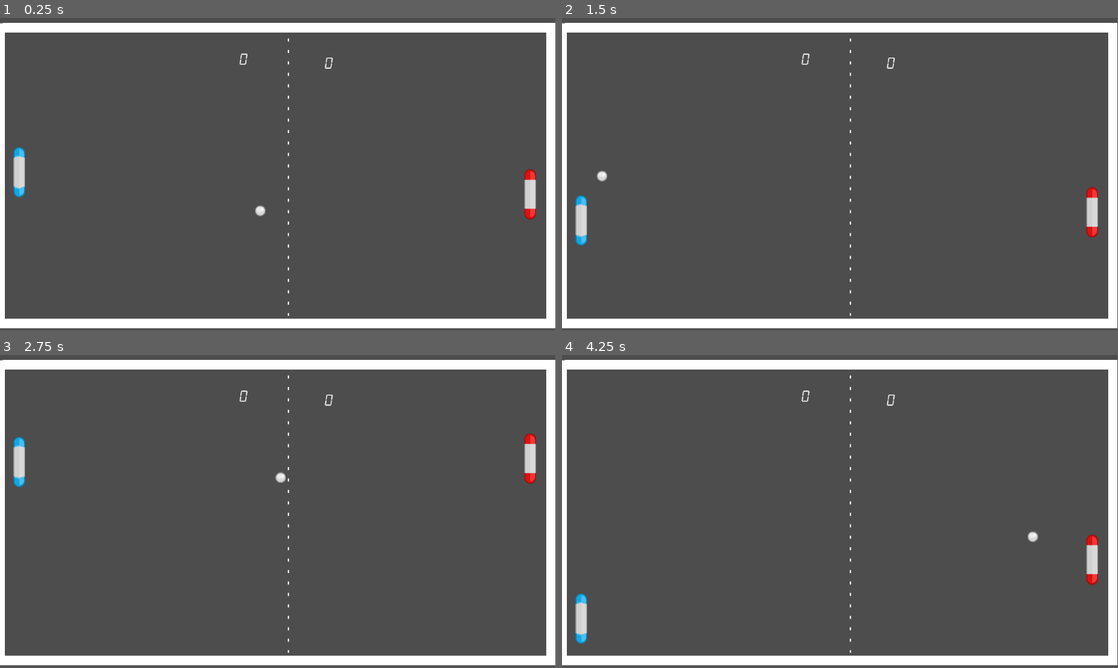
Above: before the commit, frames 1-4 (two rows, left to right).
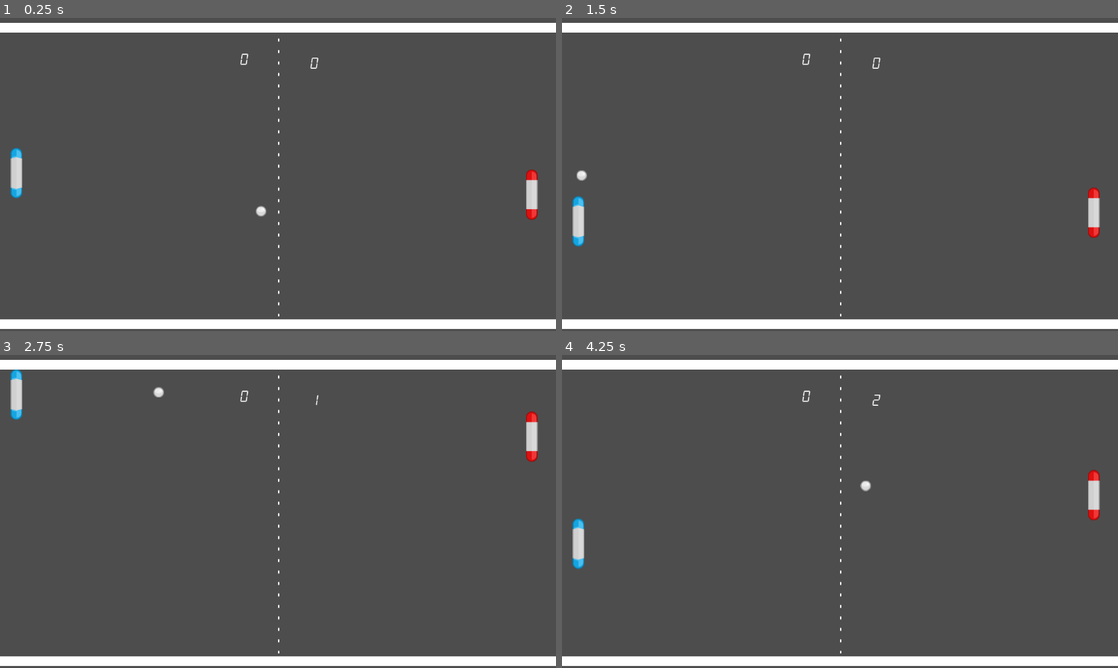
Above: after the commit, the same moments.

Repository: joamuran/godot_pong
Game: Godot game, scene res://scenes/pong/pong.tscn
The game is run twice, just before and just after one commit, with the same random seed, the same clock (stepped at 60 frames per second) and the same inputs.
Inputs:
- Up to frame 1 (0.25 s): no input
- Up to frame 2 (1.5 s): hold P 0.53-1.28 s; hold A from 1.28 s (still down); tap L at 1.35 s
- Up to frame 3 (2.75 s): release A at 2.03 s; hold Q from 2.03 s (still down)
- Up to frame 4 (4.25 s): release Q at 2.78 s; tap P at 2.85 s; hold A from 3.53 s (still down); hold L from 3.53 s (still down)
In our replay, the window is 799x449 before the commit and 800x450 after it. These sizes can differ from the game's own. Grey fills any space a smaller window leaves; there, only what the larger window draws over its background counts as a difference.

The runs differ from the first frame. In frame 1, 3.7% of the frame differs, in the area x 0-100%, y 1-100%; in frame 2, 3.7%; in frame 3, 4.4%; in frame 4, 4.6%.

Commit message:
Minor changes

Diff:
--- a/project.godot
+++ b/project.godot
@@ -14,3 +14,7 @@
 run/main_scene="res://scenes/pong/pong.tscn"
 config/features=PackedStringArray("4.3", "Forward Plus")
 config/icon="res://assets/icon.svg"
+
+[display]
+
+window/size/viewport_width=1150
--- a/scenes/ball/ball.gd
+++ b/scenes/ball/ball.gd
@@ -34,4 +34,5 @@
 	if info_colissio:
 		# Fem us del metode bounce del vector velocitat, proporcionant-li
 		# la component normal de la col·lissio.
+		# Aixo ens retorna un vector "reflex", es a dir, un "rebot" de la pilota.
 		velocity=velocity.bounce(info_colissio.get_normal())
--- a/scenes/pong/pong.tscn
+++ b/scenes/pong/pong.tscn
@@ -22,6 +22,7 @@
 
 [node name="Pong" type="Node2D"]
 script = ExtResource("1_um7do")
+metadata/_edit_vertical_guides_ = [576.0]
 
 [node name="Ball" parent="." instance=ExtResource("1_2fu27")]
 script = ExtResource("2_gakb8")
@@ -31,10 +32,10 @@
 script = ExtResource("4_xjtcb")
 
 [node name="Player" parent="." instance=ExtResource("3_bsw24")]
-position = Vector2(40, 320)
+position = Vector2(34, 321)
 
 [node name="ParetDalt" type="StaticBody2D" parent="."]
-position = Vector2(600, 20)
+position = Vector2(577, 20)
 
 [node name="Sprite2D" type="Sprite2D" parent="ParetDalt"]
 texture = ExtResource("4_fya25")
@@ -44,7 +45,7 @@
 shape = SubResource("RectangleShape2D_qdn8m")
 
 [node name="ParetBaix" type="StaticBody2D" parent="."]
-position = Vector2(587, 634)
+position = Vector2(576, 634)
 
 [node name="Sprite2D" type="Sprite2D" parent="ParetBaix"]
 texture = ExtResource("4_fya25")
@@ -54,7 +55,7 @@
 shape = SubResource("RectangleShape2D_qdn8m")
 
 [node name="ParetEsquerra" type="Area2D" parent="."]
-position = Vector2(0, 327)
+position = Vector2(-19, 327)
 
 [node name="Sprite2D" type="Sprite2D" parent="ParetEsquerra"]
 texture = ExtResource("7_xle12")
@@ -64,7 +65,7 @@
 shape = SubResource("RectangleShape2D_xxdar")
 
 [node name="ParetDreta" type="Area2D" parent="."]
-position = Vector2(1143, 327)
+position = Vector2(1174, 327)
 
 [node name="Sprite2D" type="Sprite2D" parent="ParetDreta"]
 texture = ExtResource("7_xle12")
@@ -74,7 +75,7 @@
 shape = SubResource("RectangleShape2D_xxdar")
 
 [node name="Middle-line" type="Sprite2D" parent="."]
-position = Vector2(599, 312)
+position = Vector2(577, 312)
 texture = ExtResource("9_biprt")
 
 [node name="PuntsJugador" type="Label" parent="."]
@@ -86,9 +87,9 @@
 label_settings = SubResource("LabelSettings_gmfd0")
 
 [node name="PuntsOrdinador" type="Label" parent="."]
-offset_left = 674.0
+offset_left = 642.0
 offset_top = 78.0
-offset_right = 714.0
+offset_right = 682.0
 offset_bottom = 112.0
 text = "0"
 label_settings = SubResource("LabelSettings_gmfd0")
